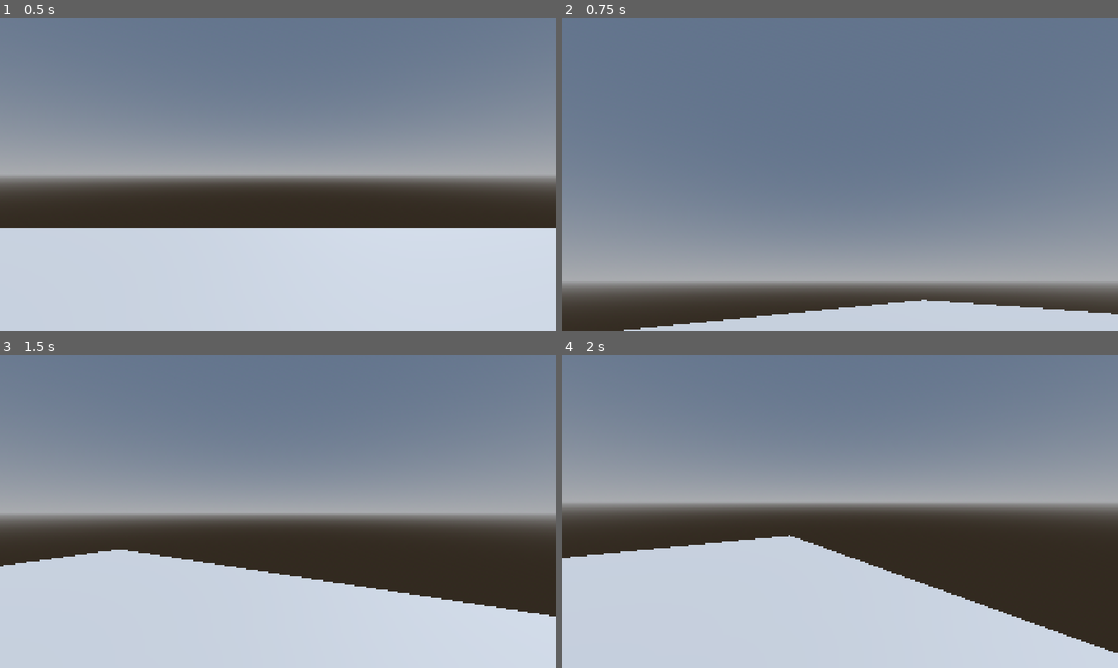
Above: before the commit, frames 1-4 (two rows, left to right).
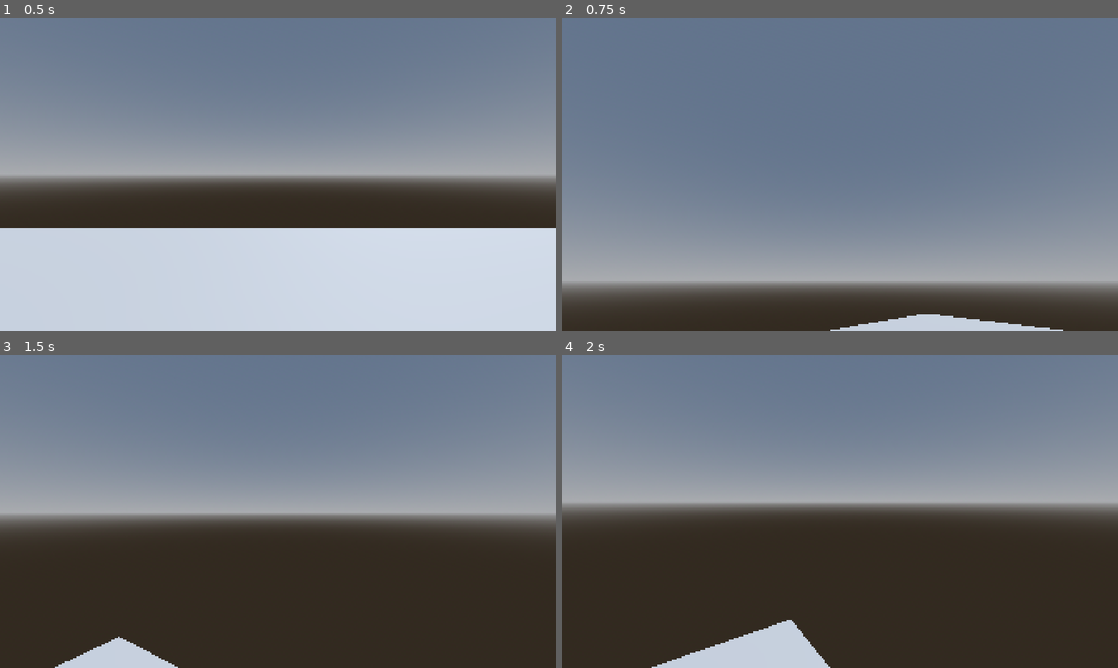
Above: after the commit, the same moments.

Repository: scattercat-123/Bouncer-FPS
Game: Godot game, scene res://assets/scenes/main.tscn
Same seed, same stepped clock (60 frames per second), same inputs: the game is played once before the commit and once after it.
Inputs (mouse positions are in pixels of both pictures, inside the frame that each line leads up to):
- Up to frame 1 (0.5 s): no input
- Up to frame 2 (0.75 s): tap Enter (ui_accept) at 0.5, 0.6 s; move the mouse to (962, 158) at 0.52 s; hold Right (ui_right) from 0.53 s (still down)
- Up to frame 3 (1.5 s): tap Enter (ui_accept) at 0.77, 1.07, 1.25, 1.35 s; move the mouse to (250, 511) at 1.27 s; release Right (ui_right) at 1.28 s; hold Up (ui_up) from 1.28 s (still down)
- Up to frame 4 (2 s): keep holding Up (ui_up); tap Enter (ui_accept) at 1.52, 1.82 s

Frame 1 is identical in both runs. In frame 2, 4.2% of the frame differs, in the area x 11-100%, y 90-100%; in frame 3, 28%, in the area x 0-100%, y 62-100%; in frame 4, 27%.

Commit message:
bouncemechs
added bounce mechanics and velocity like perfect

Diff:
--- a/plr.gd
+++ b/plr.gd
@@ -6,6 +6,10 @@
 
 var camimp : Vector2
 var rot : Vector2
+
+var kbstr = 10.0
+var kbvelo = Vector3.ZERO
+
 
 var bouncing = false
 
@@ -21,16 +25,17 @@
 	camimp = Vector2.ZERO
 
 func _physics_process(delta: float) -> void:
+	detcol()
 	if not is_on_floor():
 		velocity += get_gravity() * delta
 	if Input.is_action_just_pressed("ui_accept") and is_on_floor():
-		velocity.y = JUMP_VELOCITY
+		pass
 	var input_dir := Input.get_vector("ui_left", "ui_right", "ui_up", "ui_down")
 	var direction := (transform.basis * Vector3(input_dir.x, 0, input_dir.y)).normalized()
-	if direction and !bouncing:
+	if direction:
 		velocity.x = direction.x * SPEED
 		velocity.z = direction.z * SPEED
-	elif !bouncing and !direction:
+	else:
 		velocity.x = move_toward(velocity.x, 0, SPEED)
 		velocity.z = move_toward(velocity.z, 0, SPEED)
 	move_and_slide()
@@ -39,4 +44,4 @@
 	if get_slide_collision_count() != 0:
 		for i in get_slide_collision_count():
 			bouncing = true
-			velocity = velocity + (get_slide_collision(i).get_normal() * 10)
+			velocity = get_slide_collision(i).get_normal() * kbstr
